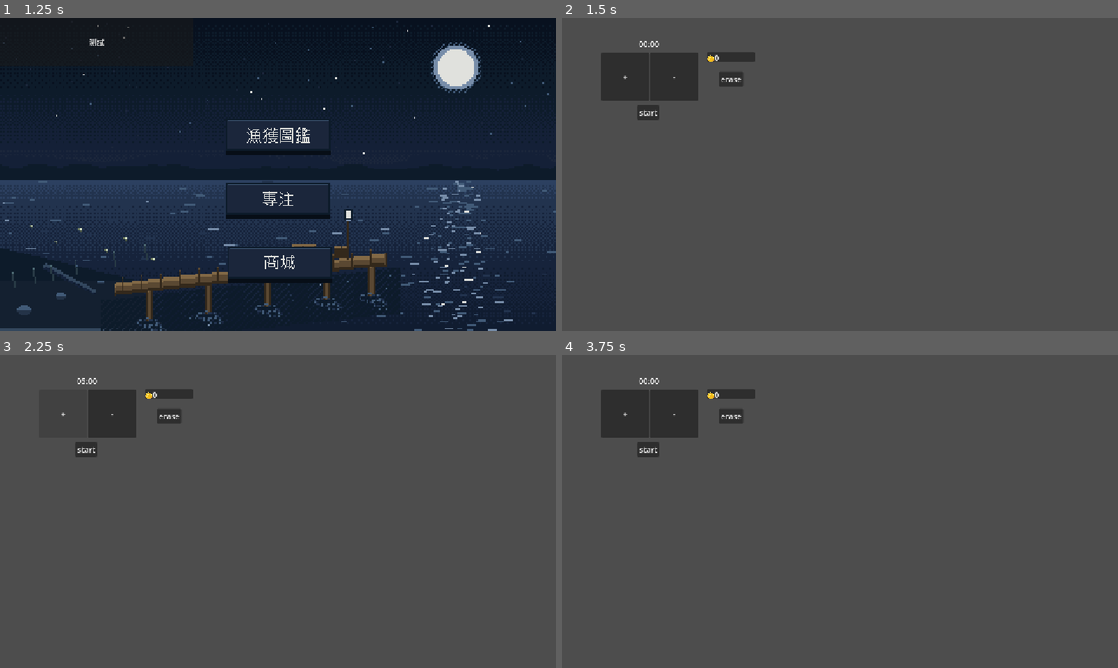
Above: before the commit, frames 1-4 (two rows, left to right).
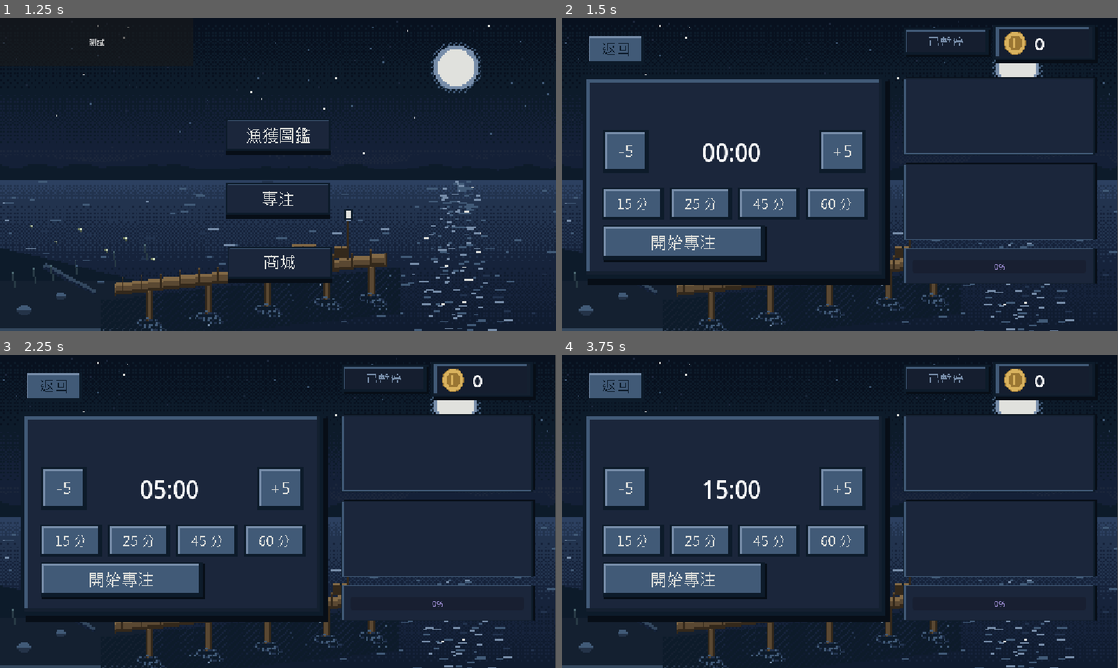
Above: after the commit, the same moments.

Repository: lucaskuo119/tomato_fishing_clock
Game: Godot game, scene res://sence/main_screen.tscn
Two runs of this game, one before a commit and one after it. Both use one fixed random seed, a clock stepped at 60 frames per second and the inputs below.
Inputs (mouse positions are in pixels of both pictures, inside the frame that each line leads up to; where the layout moved, square brackets give the same spot in the first picture):
- Up to frame 1 (1.25 s): click (278, 202) at 0.5 s
- Up to frame 2 (1.5 s): click "測試" at 1.25 s
- Up to frame 3 (2.25 s): click (278, 489) [61, 414] at 2 s
- Up to frame 4 (3.75 s): click (628, 489) [673, 414] at 2.75 s; click (634, 539) at 3.52 s

Frame 1 is identical in both runs. In frame 2, 99% of the frame differs, in the area x 0-100%, y 0-100%; in frame 3, 99%; in frame 4, 99%.

Commit message:
更新遊戲內容

Diff:
--- /dev/null
+++ b/sence/BUTTON/focus_ui_sheet.tscn
@@ -0,0 +1,10 @@
+[gd_scene format=3 uid="uid://cc7yfvseqhnx"]
+
+[ext_resource type="Texture2D" uid="uid://4rh6wa361cjc" path="res://focus_ui_sheet.png" id="1_pcgut"]
+
+[sub_resource type="AtlasTexture" id="AtlasTexture_nfdvn"]
+atlas = ExtResource("1_pcgut")
+region = Rect2(1212, 68, 180, 60)
+
+[node name="FocusUiSheet" type="Sprite2D" unique_id=1990964986]
+texture = SubResource("AtlasTexture_nfdvn")
--- /dev/null
+++ b/sence/BUTTON/return_button.tscn
@@ -0,0 +1,17 @@
+[gd_scene format=3 uid="uid://dusugijfe6dij"]
+
+[ext_resource type="Texture2D" uid="uid://4rh6wa361cjc" path="res://focus_ui_sheet.png" id="1_p5w8r"]
+
+[sub_resource type="AtlasTexture" id="AtlasTexture_texfu"]
+atlas = ExtResource("1_p5w8r")
+region = Rect2(180, 68, 115, 60)
+
+[sub_resource type="AtlasTexture" id="AtlasTexture_f1574"]
+atlas = ExtResource("1_p5w8r")
+region = Rect2(32, 64, 121, 64)
+
+[node name="return_button" type="TextureButton" unique_id=1692614707]
+offset_right = 40.0
+offset_bottom = 40.0
+texture_normal = SubResource("AtlasTexture_texfu")
+texture_pressed = SubResource("AtlasTexture_f1574")
--- a/sence/main_screen.tscn
+++ b/sence/main_screen.tscn
@@ -1,12 +1,12 @@
 [gd_scene format=3 uid="uid://4cwa0f4q7r4i"]
 
-[ext_resource type="Texture2D" uid="uid://c1mcv1sigs12w" path="res://圖標/bg_lake_dock@4x.png" id="1_qr7k3"]
-[ext_resource type="Texture2D" uid="uid://bnc5nsnfi3ofl" path="res://圖標/btn_focus@4x.png" id="2_6lk8m"]
-[ext_resource type="Texture2D" uid="uid://b6f86g27w0jx5" path="res://圖標/btn_focus_pressed@4x.png" id="3_jyvj5"]
-[ext_resource type="Texture2D" uid="uid://17klmjexd8un" path="res://圖標/btn_guide@4x.png" id="4_n4xs6"]
-[ext_resource type="Texture2D" uid="uid://bk8fcnxhibhv2" path="res://圖標/btn_guide_pressed@4x.png" id="5_4stnw"]
-[ext_resource type="Texture2D" uid="uid://b00dc21r7f0o2" path="res://圖標/btn_shop@4x.png" id="6_x4kf4"]
-[ext_resource type="Texture2D" uid="uid://cydcsiqtb65q8" path="res://圖標/btn_shop_pressed@4x.png" id="7_fbq3v"]
+[ext_resource type="Texture2D" uid="uid://c1mcv1sigs12w" path="res://圖標/主畫面圖標/bg_lake_dock@4x.png" id="1_qr7k3"]
+[ext_resource type="Texture2D" uid="uid://bnc5nsnfi3ofl" path="res://圖標/主畫面圖標/btn_focus@4x.png" id="2_6lk8m"]
+[ext_resource type="Texture2D" uid="uid://b6f86g27w0jx5" path="res://圖標/主畫面圖標/btn_focus_pressed@4x.png" id="3_jyvj5"]
+[ext_resource type="Texture2D" uid="uid://17klmjexd8un" path="res://圖標/主畫面圖標/btn_guide@4x.png" id="4_n4xs6"]
+[ext_resource type="Texture2D" uid="uid://bk8fcnxhibhv2" path="res://圖標/主畫面圖標/btn_guide_pressed@4x.png" id="5_4stnw"]
+[ext_resource type="Texture2D" uid="uid://b00dc21r7f0o2" path="res://圖標/主畫面圖標/btn_shop@4x.png" id="6_x4kf4"]
+[ext_resource type="Texture2D" uid="uid://cydcsiqtb65q8" path="res://圖標/主畫面圖標/btn_shop_pressed@4x.png" id="7_fbq3v"]
 [ext_resource type="Script" uid="uid://d3jdqys5wkcf" path="res://sence/test_button.gd" id="8_c2ps8"]
 
 [sub_resource type="StyleBoxTexture" id="StyleBoxTexture_f1574"]
--- a/sence/test1.tscn
+++ b/sence/test1.tscn
@@ -1,9 +1,9 @@
 [gd_scene format=3 uid="uid://dp5t0khslr2w2"]
 
-[ext_resource type="Texture2D" uid="uid://bnc5nsnfi3ofl" path="res://圖標/btn_focus@4x.png" id="1_mnsrm"]
+[ext_resource type="Texture2D" uid="uid://bnc5nsnfi3ofl" path="res://圖標/主畫面圖標/btn_focus@4x.png" id="1_mnsrm"]
 [ext_resource type="Script" uid="uid://b4l7ck61qnre8" path="res://sence/test_1.gd" id="1_xbodo"]
-[ext_resource type="Texture2D" uid="uid://17klmjexd8un" path="res://圖標/btn_guide@4x.png" id="2_rn0cg"]
-[ext_resource type="Texture2D" uid="uid://b00dc21r7f0o2" path="res://圖標/btn_shop@4x.png" id="3_af8i2"]
+[ext_resource type="Texture2D" uid="uid://17klmjexd8un" path="res://圖標/主畫面圖標/btn_guide@4x.png" id="2_rn0cg"]
+[ext_resource type="Texture2D" uid="uid://b00dc21r7f0o2" path="res://圖標/主畫面圖標/btn_shop@4x.png" id="3_af8i2"]
 [ext_resource type="Texture2D" uid="uid://oh0b1k48jsul" path="res://cast/cast_01@4x.png" id="4_ykuab"]
 [ext_resource type="Texture2D" uid="uid://k8ttvw8awbl0" path="res://cast/cast_02@4x.png" id="5_xbodo"]
 [ext_resource type="Texture2D" uid="uid://5e5fjmwgiqmv" path="res://cast/cast_03@4x.png" id="6_1jp6o"]
@@ -14,6 +14,34 @@
 [ext_resource type="Texture2D" uid="uid://7knxuciabo6q" path="res://cast/cast_08@4x.png" id="11_e0ffm"]
 [ext_resource type="Texture2D" uid="uid://btk4tajeovit5" path="res://cast/cast_09@4x.png" id="12_8cqkg"]
 [ext_resource type="Texture2D" uid="uid://dke48aflx47fu" path="res://cast/cast_10@4x.png" id="13_nfdvn"]
+[ext_resource type="Texture2D" uid="uid://4rh6wa361cjc" path="res://focus_ui_sheet.png" id="15_1jp6o"]
+[ext_resource type="Texture2D" uid="uid://dus744d75s3bn" path="res://圖標/focus/fbtn_plus5_pressed@4x.png" id="15_bd54o"]
+[ext_resource type="PackedScene" uid="uid://cc7yfvseqhnx" path="res://sence/BUTTON/focus_ui_sheet.tscn" id="15_eu2p0"]
+[ext_resource type="PackedScene" uid="uid://dusugijfe6dij" path="res://sence/BUTTON/return_button.tscn" id="16_7fex3"]
+[ext_resource type="Texture2D" uid="uid://c6ejnaslbxnrg" path="res://圖標/focus/fbtn_plus5_disabled@4x.png" id="16_gcbng"]
+[ext_resource type="Texture2D" uid="uid://bmoryn8fqb5rx" path="res://圖標/buttons/fbtn_plus5_disabled@4x.png" id="17_q0vvl"]
+[ext_resource type="Texture2D" uid="uid://s5ts0jbeae5f" path="res://圖標/focus/fbtn_minus5_pressed@4x.png" id="17_qi7xi"]
+[ext_resource type="Texture2D" uid="uid://cix0p6m0747dd" path="res://圖標/focus/fbtn_minus5_disabled@4x.png" id="18_bd54o"]
+[ext_resource type="Texture2D" uid="uid://cqb6vus45qfuf" path="res://focus_ui_idle.png" id="18_xu23l"]
+[ext_resource type="Texture2D" uid="uid://bqfmm6h2ibjw8" path="res://圖標/focus/panel_gear@4x.png" id="19_e0ffm"]
+[ext_resource type="Texture2D" uid="uid://0i5tke3ovd7h" path="res://圖標/focus/fbtn_start@4x.png" id="19_qi7xi"]
+[ext_resource type="Texture2D" uid="uid://cvhegyxunhcph" path="res://圖標/buttons/fbtn_minus5_disabled@4x.png" id="20_3oq0u"]
+[ext_resource type="Texture2D" uid="uid://3npjurjitsxa" path="res://圖標/focus/fbtn_start_pressed@4x.png" id="20_b08b3"]
+[ext_resource type="Texture2D" uid="uid://cc7q11fxgs262" path="res://圖標/focus/fbtn_15_off_pressed@4x.png" id="21_8nsnt"]
+[ext_resource type="Texture2D" uid="uid://4ysf6m2novlv" path="res://圖標/focus/fbtn_15_off_disabled@4x.png" id="22_fbiyp"]
+[ext_resource type="Texture2D" uid="uid://bq2gxtqurbltt" path="res://圖標/focus/fbtn_25_off_pressed@4x.png" id="23_wd4jo"]
+[ext_resource type="Texture2D" uid="uid://hvbq482a53c6" path="res://圖標/focus/fbtn_lock_running@4x.png" id="23_xcsl1"]
+[ext_resource type="Texture2D" uid="uid://6irsquh6fkwr" path="res://圖標/focus/coin_icon@4x.png" id="24_lcfjl"]
+[ext_resource type="Texture2D" uid="uid://ba02vkb6b2kco" path="res://圖標/focus/fbtn_25_off_disabled@4x.png" id="24_q0vvl"]
+[ext_resource type="Texture2D" uid="uid://cxf0koab7ku6l" path="res://圖標/focus/fbtn_45_off_pressed@4x.png" id="25_3oq0u"]
+[ext_resource type="Texture2D" uid="uid://r3261lr7dqax" path="res://圖標/focus/panel_pill@4x.png" id="25_yhdlc"]
+[ext_resource type="Texture2D" uid="uid://b4xmhjwyntvll" path="res://圖標/focus/fbtn_45_off_disabled@4x.png" id="26_xcsl1"]
+[ext_resource type="Texture2D" uid="uid://qu2wcutcetvr" path="res://圖標/focus/fbtn_60_off_pressed@4x.png" id="27_k3jc1"]
+[ext_resource type="Texture2D" uid="uid://d22iwhyyfe1nc" path="res://圖標/focus/fbtn_60_off_disabled@4x.png" id="28_2vwlj"]
+[ext_resource type="Texture2D" uid="uid://ceg8xib7i01dy" path="res://圖標/focus/fbtn_state_idle@4x.png" id="28_lcfjl"]
+[ext_resource type="Texture2D" uid="uid://s16jf270y1qr" path="res://圖標/focus/fbtn_state_paused@4x.png" id="29_yhdlc"]
+[ext_resource type="Texture2D" uid="uid://slwfvr15c16b" path="res://圖標/focus/panel_modal@4x.png" id="36_fbiyp"]
+[ext_resource type="Texture2D" uid="uid://c1mcv1sigs12w" path="res://圖標/主畫面圖標/bg_lake_dock@4x.png" id="42_xcsl1"]
 
 [sub_resource type="SpriteFrames" id="SpriteFrames_ie5d1"]
 animations = [{
@@ -53,7 +81,16 @@
 "speed": 17.0
 }]
 
+[sub_resource type="StyleBoxEmpty" id="StyleBoxEmpty_k3jc1"]
+
+[sub_resource type="AtlasTexture" id="AtlasTexture_ub53g"]
+atlas = ExtResource("15_1jp6o")
+region = Rect2(36, 196, 180, 60)
+
+[sub_resource type="StyleBoxEmpty" id="StyleBoxEmpty_xcsl1"]
+
 [node name="Control" type="Node2D" unique_id=50790537]
+position = Vector2(12, -264)
 script = ExtResource("1_xbodo")
 
 [node name="CenterContainer" type="CenterContainer" parent="." unique_id=490337070]
@@ -72,6 +109,7 @@
 scale = Vector2(3.8, 1)
 
 [node name="VBoxContainer" type="VBoxContainer" parent="CenterContainer" unique_id=482371049]
+visible = false
 layout_mode = 2
 theme_override_constants/separation = 21
 
@@ -103,41 +141,76 @@
 offset_left = -2.0
 offset_right = 38.0
 offset_bottom = 40.0
+metadata/_edit_use_anchors_ = true
 
 [node name="Label" type="Label" parent="Control" unique_id=718145266]
-layout_mode = 0
+layout_mode = 1
+anchors_preset = -1
+anchor_left = 2.975
+anchor_top = 11.574999
+anchor_right = 7.825
+anchor_bottom = 12.799998
 offset_left = 161.0
 offset_top = 42.0
 offset_right = 248.0
 offset_bottom = 65.0
+scale = Vector2(0.92226255, 1.0042924)
+theme_override_font_sizes/font_size = 52
 text = "this is lable"
-
-[node name="add_time" type="Button" parent="Control" unique_id=180588248]
+metadata/_edit_use_anchors_ = true
+
+[node name="add_time" type="TextureButton" parent="Control" unique_id=815876168]
 custom_minimum_size = Vector2(100, 100)
-layout_mode = 0
+layout_mode = 1
+anchors_preset = -1
+anchor_left = 11.0
+anchor_top = 10.6
+anchor_right = 13.3
+anchor_bottom = 12.5
 offset_left = 83.0
 offset_top = 72.0
 offset_right = 183.0
 offset_bottom = 172.0
-text = "+"
-
-[node name="mines_time" type="Button" parent="Control" unique_id=195491798]
+scale = Vector2(0.5, 0.5)
+texture_normal = ExtResource("15_bd54o")
+texture_pressed = ExtResource("16_gcbng")
+texture_disabled = ExtResource("17_q0vvl")
+metadata/_edit_use_anchors_ = true
+
+[node name="mines_time" type="TextureButton" parent="Control" unique_id=473260059]
 custom_minimum_size = Vector2(100, 100)
-layout_mode = 0
+layout_mode = 1
+anchors_preset = -1
+anchor_left = -2.725
+anchor_top = 10.6
+anchor_right = -0.425
+anchor_bottom = 12.5
 offset_left = 184.0
 offset_top = 72.0
 offset_right = 284.0
 offset_bottom = 172.0
-text = "-"
-
-[node name="start" type="Button" parent="Control" unique_id=263240708]
-layout_mode = 0
+scale = Vector2(0.5, 0.5)
+texture_normal = ExtResource("17_qi7xi")
+texture_pressed = ExtResource("18_bd54o")
+texture_disabled = ExtResource("20_3oq0u")
+metadata/_edit_use_anchors_ = true
+
+[node name="start" type="TextureButton" parent="Control" unique_id=238611809]
+layout_mode = 1
+anchors_preset = -1
+anchor_left = -2.1
+anchor_top = 12.825
+anchor_right = 13.775
+anchor_bottom = 15.85
 offset_left = 158.0
 offset_top = 180.0
 offset_right = 203.0
 offset_bottom = 211.0
-text = "start
-"
+scale = Vector2(0.5, 0.5)
+texture_normal = ExtResource("19_qi7xi")
+texture_pressed = ExtResource("20_b08b3")
+texture_disabled = ExtResource("23_xcsl1")
+metadata/_edit_use_anchors_ = true
 
 [node name="Timer" type="Timer" parent="Control" unique_id=1675603502]
 
@@ -145,22 +218,40 @@
 wait_time = 7.0
 
 [node name="Panel" type="Panel" parent="Control" unique_id=1045514425]
+z_index = 1
 custom_minimum_size = Vector2(100, 20)
 custom_maximum_size = Vector2(-1, 20)
-layout_mode = 0
-offset_left = 302.0
-offset_top = 71.0
-offset_right = 402.0
-offset_bottom = 91.0
+layout_mode = 1
+anchors_preset = -1
+anchor_left = 15.575
+anchor_top = 5.5
+anchor_right = 15.575
+anchor_bottom = 5.5
+offset_left = 271.99994
+offset_top = 73.0
+offset_right = 371.99994
+offset_bottom = 93.0
+scale = Vector2(2.0468535, 2.2154593)
+theme_override_styles/panel = SubResource("StyleBoxEmpty_k3jc1")
+metadata/_edit_use_anchors_ = true
 
 [node name="coin_counter" type="Label" parent="Control/Panel" unique_id=1114979207]
 custom_minimum_size = Vector2(100, 100)
 layout_mode = 1
+anchors_preset = -1
+anchor_left = 0.36153075
+anchor_top = 0.010901833
+anchor_right = 0.46153077
+anchor_bottom = 0.51090163
 offset_right = 100.0
 offset_bottom = 100.0
+scale = Vector2(0.3337462, 0.28160155)
+theme_override_font_sizes/font_size = 56
 text = "🪙"
+metadata/_edit_use_anchors_ = true
 
 [node name="erase_save" type="Button" parent="Control/Panel" unique_id=748712975]
+visible = false
 layout_mode = 1
 anchors_preset = 1
 anchor_left = 1.0
@@ -172,6 +263,173 @@
 grow_horizontal = 0
 text = "erase
 "
+metadata/_edit_use_anchors_ = true
+
+[node name="15minadd" type="TextureButton" parent="Control" unique_id=1722841590]
+layout_mode = 0
+offset_left = 73.0
+offset_top = 615.0
+offset_right = 329.0
+offset_bottom = 751.0
+scale = Vector2(0.5, 0.5)
+texture_normal = ExtResource("21_8nsnt")
+texture_pressed = ExtResource("22_fbiyp")
+texture_disabled = ExtResource("22_fbiyp")
+
+[node name="25minadd" type="TextureButton" parent="Control" unique_id=640028109]
+layout_mode = 0
+offset_left = 214.0
+offset_top = 615.0
+offset_right = 470.0
+offset_bottom = 751.0
+scale = Vector2(0.5, 0.5)
+texture_normal = ExtResource("23_wd4jo")
+texture_pressed = ExtResource("24_q0vvl")
+texture_disabled = ExtResource("24_q0vvl")
+
+[node name="45minadd" type="TextureButton" parent="Control" unique_id=1554434570]
+layout_mode = 0
+offset_left = 355.0
+offset_top = 615.0
+offset_right = 611.0
+offset_bottom = 751.0
+scale = Vector2(0.5, 0.5)
+texture_normal = ExtResource("25_3oq0u")
+texture_pressed = ExtResource("26_xcsl1")
+texture_disabled = ExtResource("26_xcsl1")
+
+[node name="60minadd" type="TextureButton" parent="Control" unique_id=38120618]
+layout_mode = 0
+offset_left = 495.0
+offset_top = 615.0
+offset_right = 751.0
+offset_bottom = 751.0
+scale = Vector2(0.5, 0.5)
+texture_normal = ExtResource("27_k3jc1")
+texture_pressed = ExtResource("28_2vwlj")
+texture_disabled = ExtResource("28_2vwlj")
+
+[node name="return_button" parent="." unique_id=1692614707 instance=ExtResource("16_7fex3")]
+offset_left = 43.0
+offset_top = 301.0
+offset_right = 158.0
+offset_bottom = 361.0
+metadata/_edit_use_anchors_ = true
+
+[node name="return_button2" parent="." unique_id=921405296 instance=ExtResource("16_7fex3")]
+visible = false
+metadata/_edit_use_anchors_ = true
+
+[node name="PAUSE_button" type="TextureButton" parent="." unique_id=1141517111]
+visible = false
+offset_left = 189.0
+offset_top = -90.0
+offset_right = 369.0
+offset_bottom = -30.0
+texture_normal = SubResource("AtlasTexture_ub53g")
+
+[node name="FocusUiSheet" parent="." unique_id=1990964986 instance=ExtResource("15_eu2p0")]
+position = Vector2(786, 315)
+
+[node name="FocusUiIdle" type="Sprite2D" parent="." unique_id=1965410951]
+position = Vector2(545, 1269.9999)
+scale = Vector2(0.4652778, 0.47145063)
+texture = ExtResource("18_xu23l")
+
+[node name="FbtnStateIdle_4x" type="Sprite2D" parent="." unique_id=1167795831]
+position = Vector2(786, 315)
+scale = Vector2(0.4787234, 0.44117647)
+texture = ExtResource("28_lcfjl")
+
+[node name="FbtnStatePaused_4x" type="Sprite2D" parent="." unique_id=865248729]
+position = Vector2(786, 315)
+scale = Vector2(0.4787234, 0.44117647)
+texture = ExtResource("29_yhdlc")
+
+[node name="ProgressBar" type="ProgressBar" parent="." unique_id=21841999]
+modulate = Color(0.7529412, 0.6666667, 1, 1)
+z_index = 1
+custom_minimum_size = Vector2(360, 0)
+offset_left = 714.0
+offset_top = 765.0
+offset_right = 1074.0
+offset_bottom = 792.0
+
+[node name="backroundUI" type="Control" parent="." unique_id=1304803203]
+layout_mode = 3
+anchors_preset = 0
+offset_right = 40.0
+offset_bottom = 40.0
+
+[node name="TextureRect" type="TextureRect" parent="backroundUI" unique_id=1870887034]
+z_index = -1
+layout_mode = 0
+offset_left = 32.0
+offset_top = 383.0
+offset_right = 664.0
+offset_bottom = 811.0
+scale = Vector2(1.0051143, 1.0144185)
+mouse_filter = 2
+texture = ExtResource("19_e0ffm")
+expand_mode = 1
+
+[node name="TextureRect2" type="TextureRect" parent="backroundUI" unique_id=196385394]
+z_index = 1
+layout_mode = 0
+offset_left = 902.0
+offset_top = 290.0
+offset_right = 1006.0
+offset_bottom = 394.00003
+scale = Vector2(0.47816372, 0.4956694)
+texture = ExtResource("24_lcfjl")
+expand_mode = 5
+
+[node name="TextureRect3" type="TextureRect" parent="backroundUI" unique_id=934105913]
+layout_mode = 0
+offset_left = 881.00006
+offset_top = 277.99997
+offset_right = 1177.0
+offset_bottom = 413.99997
+scale = Vector2(0.7334974, 0.5772587)
+texture = ExtResource("25_yhdlc")
+
+[node name="PanelModal_4x" type="Sprite2D" parent="backroundUI" unique_id=2047055595]
+position = Vector2(896, 466)
+scale = Vector2(0.31056896, -0.15746318)
+texture = ExtResource("36_fbiyp")
+
+[node name="PanelModal_4x2" type="Sprite2D" parent="backroundUI" unique_id=914492452]
+position = Vector2(896, 644)
+scale = Vector2(0.31056896, -0.15746318)
+texture = ExtResource("36_fbiyp")
+
+[node name="PanelModal_4x3" type="Sprite2D" parent="backroundUI" unique_id=1574905233]
+position = Vector2(896, 778)
+scale = Vector2(0.3105498, 0.073152915)
+texture = ExtResource("36_fbiyp")
+
+[node name="Panel" type="Panel" parent="backroundUI" unique_id=1474234943]
+z_index = -2
+layout_mode = 0
+offset_left = -12.0
+offset_top = 264.0
+offset_right = 28.0
+offset_bottom = 304.0
+scale = Vector2(28.760567, 16.229816)
+mouse_filter = 2
+theme_override_styles/panel = SubResource("StyleBoxEmpty_xcsl1")
+
+[node name="TextureRect" type="TextureRect" parent="backroundUI/Panel" unique_id=1682701974]
+z_index = -1
+layout_mode = 1
+anchors_preset = 15
+anchor_right = 1.0
+anchor_bottom = 1.0
+grow_horizontal = 2
+grow_vertical = 2
+mouse_filter = 2
+texture = ExtResource("42_xcsl1")
+expand_mode = 1
 
 [connection signal="pressed" from="Control/add_time" to="." method="_on_add_time_pressed"]
 [connection signal="pressed" from="Control/mines_time" to="." method="_on_mines_time_pressed"]
@@ -179,3 +437,8 @@
 [connection signal="timeout" from="Control/Timer" to="." method="_on_timer_timeout"]
 [connection signal="timeout" from="Control/coin_timer" to="." method="_on_coin_timer_timeout"]
 [connection signal="pressed" from="Control/Panel/erase_save" to="." method="_on_erase_save_pressed"]
+[connection signal="pressed" from="Control/15minadd" to="." method="one_five_on_minadd_pressed"]
+[connection signal="pressed" from="Control/25minadd" to="." method="two_five_on_minadd_pressed"]
+[connection signal="pressed" from="Control/45minadd" to="." method="fore_five_on_minadd_pressed"]
+[connection signal="pressed" from="Control/60minadd" to="." method="six_O_on_minadd_pressed"]
+[connection signal="pressed" from="return_button" to="." method="_on_return_button_pressed"]
--- a/sence/test_1.gd
+++ b/sence/test_1.gd
@@ -3,12 +3,17 @@
 var time_left = 0
 var running_check = false
 var coin:int = 0
+var total_time = 0
+
+
+
+
 const save_path = "user://save.json"
-
 
 func _ready() -> void:
 	lode_game()
-	$Control/Panel/coin_counter.text = "🪙" + str(coin)
+
+	$Control/Panel/coin_counter.text = str(coin)
 	update_display()
 
 
@@ -37,19 +42,24 @@
 
 func _on_start_pressed() -> void:
 	running_check = true
+	total_time = time_left
 	$Control/Timer.start()
 	$Control/coin_timer.start()
 	$Control/add_time.disabled = running_check
 	$Control/mines_time.disabled = running_check
-	$an_fish.play("hook")
-
+	$"Control/15minadd".disabled = running_check
+	$"Control/25minadd".disabled = running_check
+	$"Control/45minadd".disabled = running_check
+	$"Control/60minadd".disabled = running_check
+	$Control/start.disabled = running_check
 
 func _on_timer_timeout() -> void:
 	if time_left > 0:
 		time_left -= 1
+		$ProgressBar.value = (1.0 - float(time_left) / total_time) * 100
 		update_display()
 	else:
-		$Timer.stop()
+		$Control/Timer.stop()
 		running_check = false
 
 
@@ -72,7 +82,7 @@
 func _on_coin_timer_timeout() -> void:
 	if time_left > 0:
 		coin += 1
-		$Control/Panel/coin_counter.text = "🪙" + str(coin)
+		$Control/Panel/coin_counter.text = str(coin)
 		save_game()
 	else :
 		$Control/coin_timer.stops()
@@ -84,3 +94,21 @@
 	coin = 0
 	save_game()
 	update_display()
+
+
+func one_five_on_minadd_pressed() -> void:
+	time_left = 900
+	update_display()
+func two_five_on_minadd_pressed() -> void:
+	time_left = 1500
+	update_display()
+func fore_five_on_minadd_pressed() -> void:
+	time_left = 2700
+	update_display()
+func six_O_on_minadd_pressed() -> void:
+	time_left = 3600
+	update_display()
+
+
+func _on_return_button_pressed() -> void:
+	get_tree().change_scene_to_file("res://sence/main_screen.tscn")
Binary file added: focus_ui_idle.png
Not shown, added: focus_ui_idle.png.import
Binary file added: focus_ui_sheet.png
Not shown, added: focus_ui_sheet.png.import
Binary file added: panels/panel_9@4x.png
Not shown, added: panels/panel_9@4x.png.import
Binary file added: panels/panel_focus@4x.png
Not shown, added: panels/panel_focus@4x.png.import
Binary file added: panels/panel_gear@4x.png
Not shown, added: panels/panel_gear@4x.png.import
Binary file added: panels/panel_modal@4x.png
Not shown, added: panels/panel_modal@4x.png.import
(and 322 more such lines)
